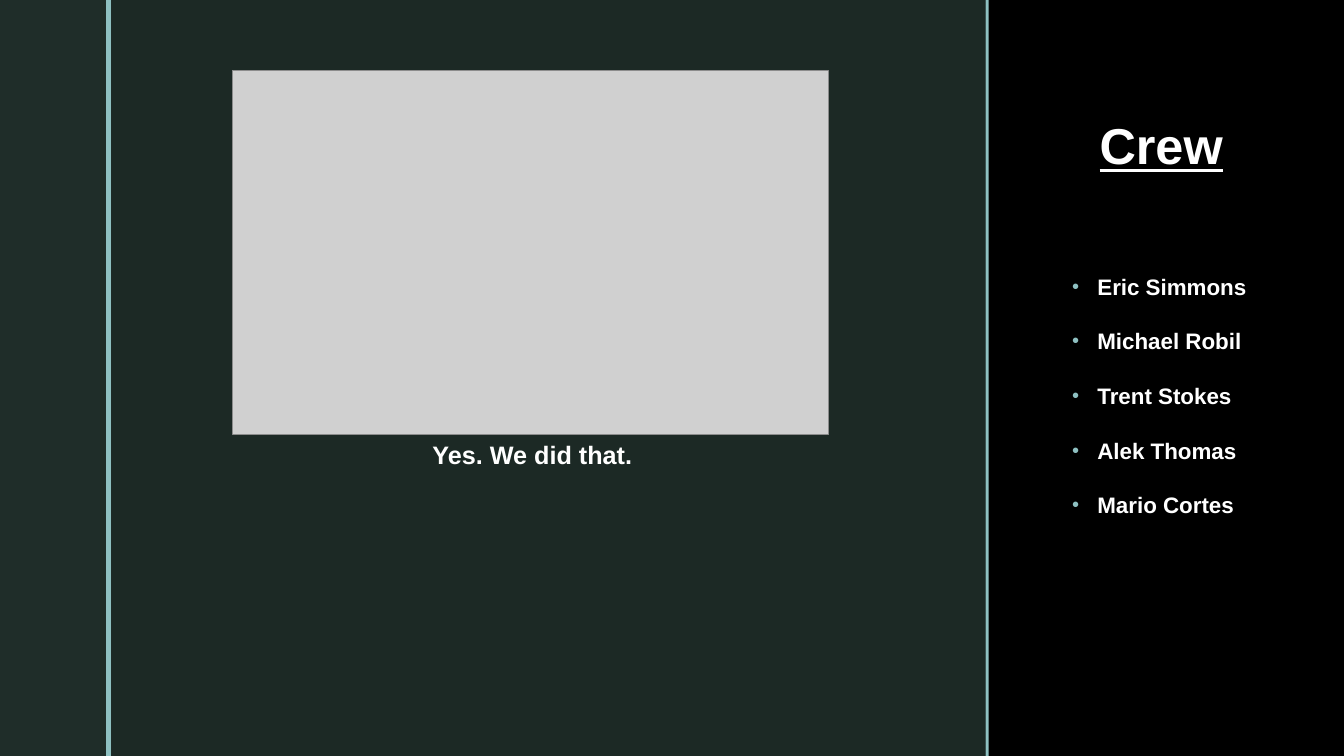
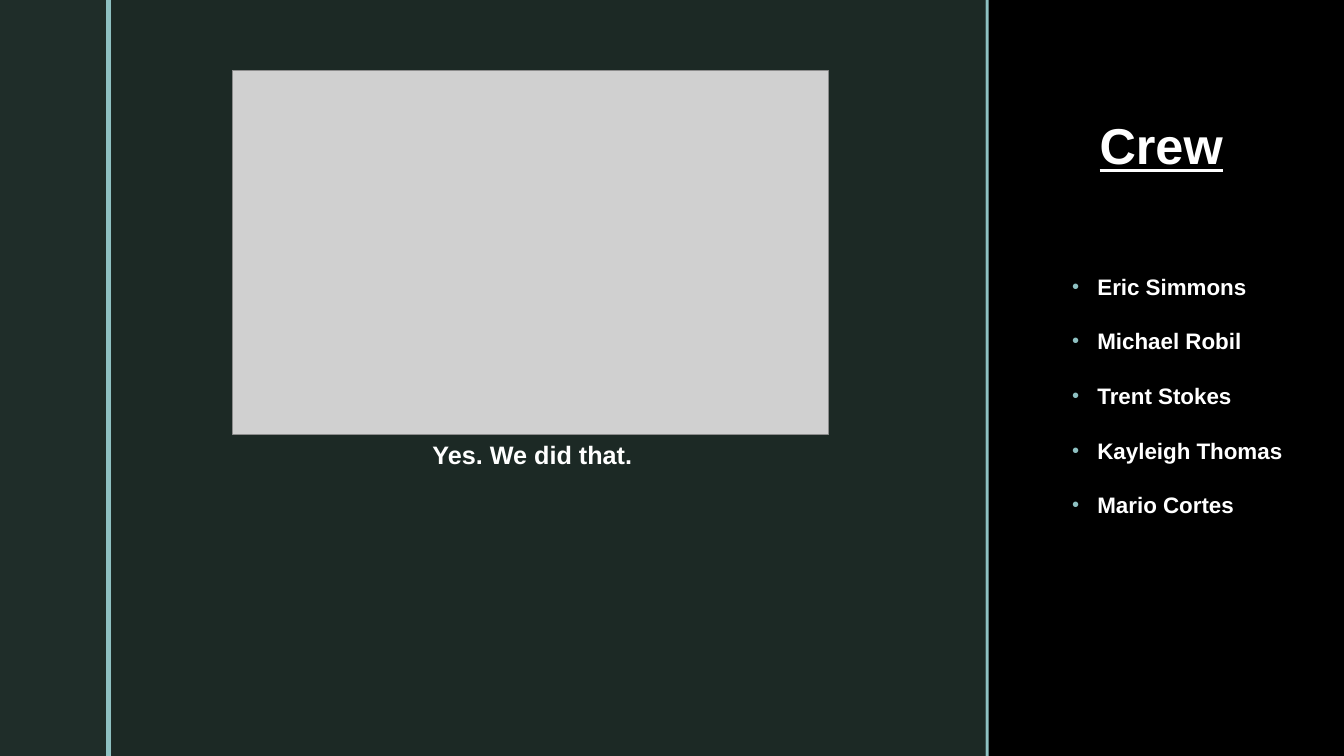
Before and after one commit to EricEnergy/mern-finalproject, a slide deck: slide 1 of SERV presentation.pptx. Drawn at 1344x756 pixels with LibreOffice and Linux fonts; fonts in the diff are those of the drawing; grey boxes stand for pictures; background and template pictures are left out. Boxes give left, top, right and bottom in pixels: in the first picture for what was removed or moved away, otherwise in the second. Text is boxed around its words. In the diff, an @@ line names an element or a change of style, - is before the commit and + after.

```diff
--- a/SERV presentation.pptx
+++ b/SERV presentation.pptx
@@ subtitle at box(1097, 442, 1283, 464): text changed @@
-• Alek Thomas
+• Kayleigh Thomas
```
Also in this commit, not shown: 21 other files.
